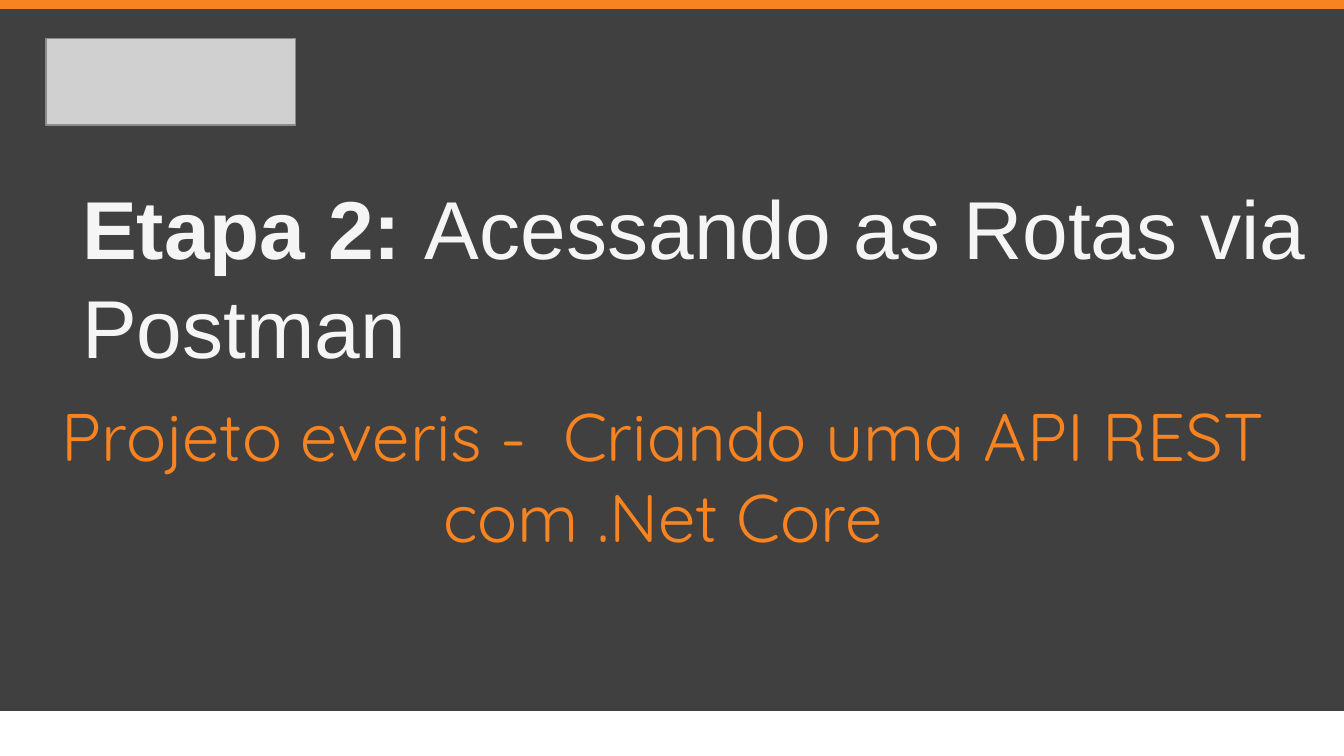
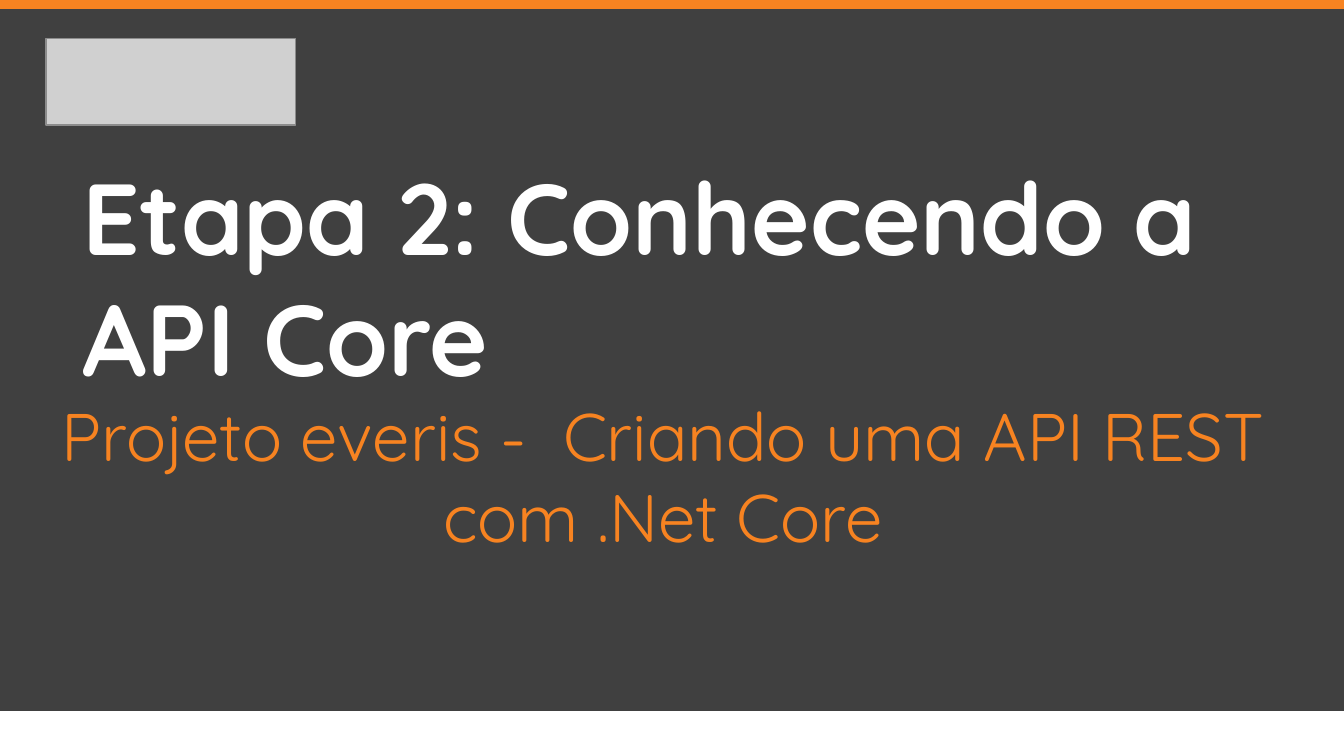
Before and after one commit to everis-New-Talents-NET/EverisStore, a slide deck: slide 13 of slide/Projeto everis - API REST .Net Core com JWT.pptx (slide 19 before the commit). Drawn at 1344x756 pixels with LibreOffice and Linux fonts; fonts in the diff are those of the drawing; grey boxes stand for pictures. Boxes give left, top, right and bottom in pixels: in the first picture for what was removed or moved away, otherwise in the second. Text is boxed around its words. In the diff, an @@ line names an element or a change of style, - is before the commit and + after.

```diff
--- a/slide/Projeto everis - API REST .Net Core com JWT.pptx
+++ b/slide/Projeto everis - API REST .Net Core com JWT.pptx
@@ text at (82, 180, 1196, 377): text changed; size 44 to 54 pt; font Arial to Quicksand; text colour #F5F5F5 to #FFFFFF; bold on @@
-Etapa 2: Acessando as Rotas via Postman
+Etapa 2: Conhecendo a API Core
```
Also in this commit, not shown: 8 other slides changed, 5 slides added, 7 slides removed, 14 other files.
